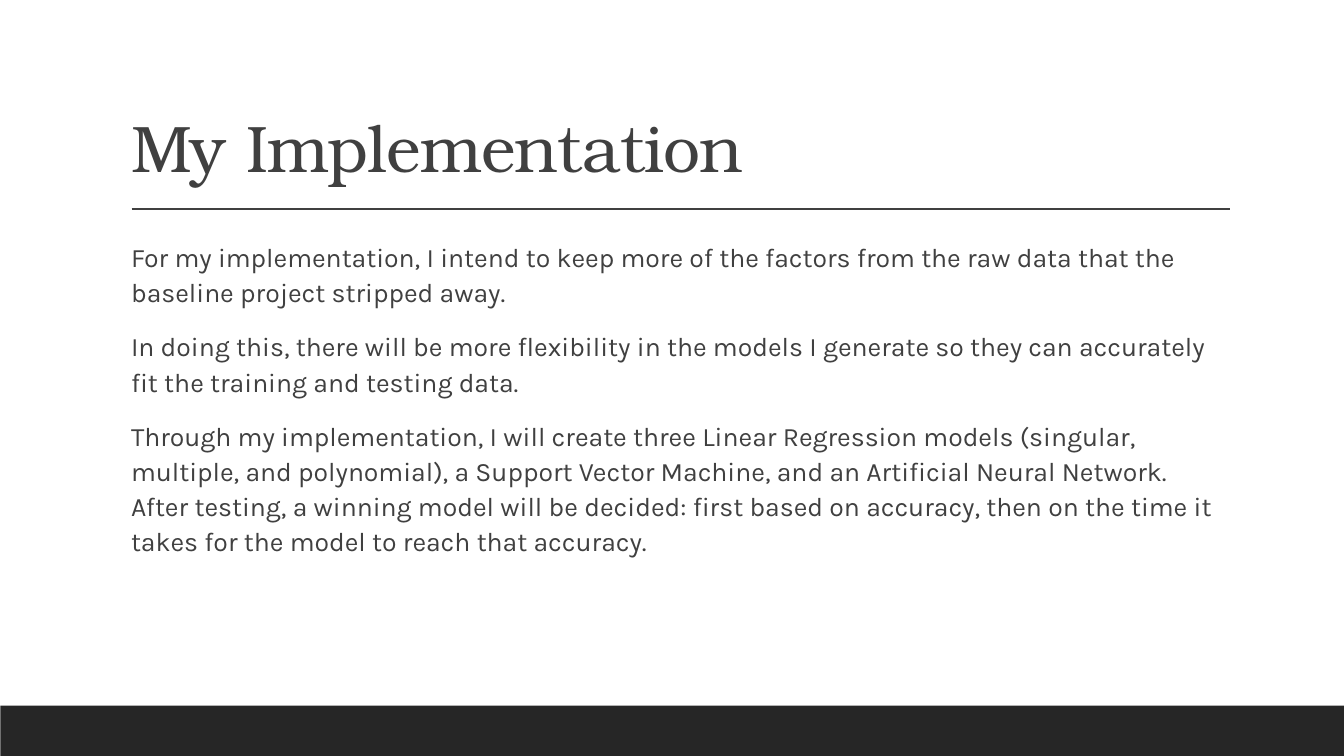
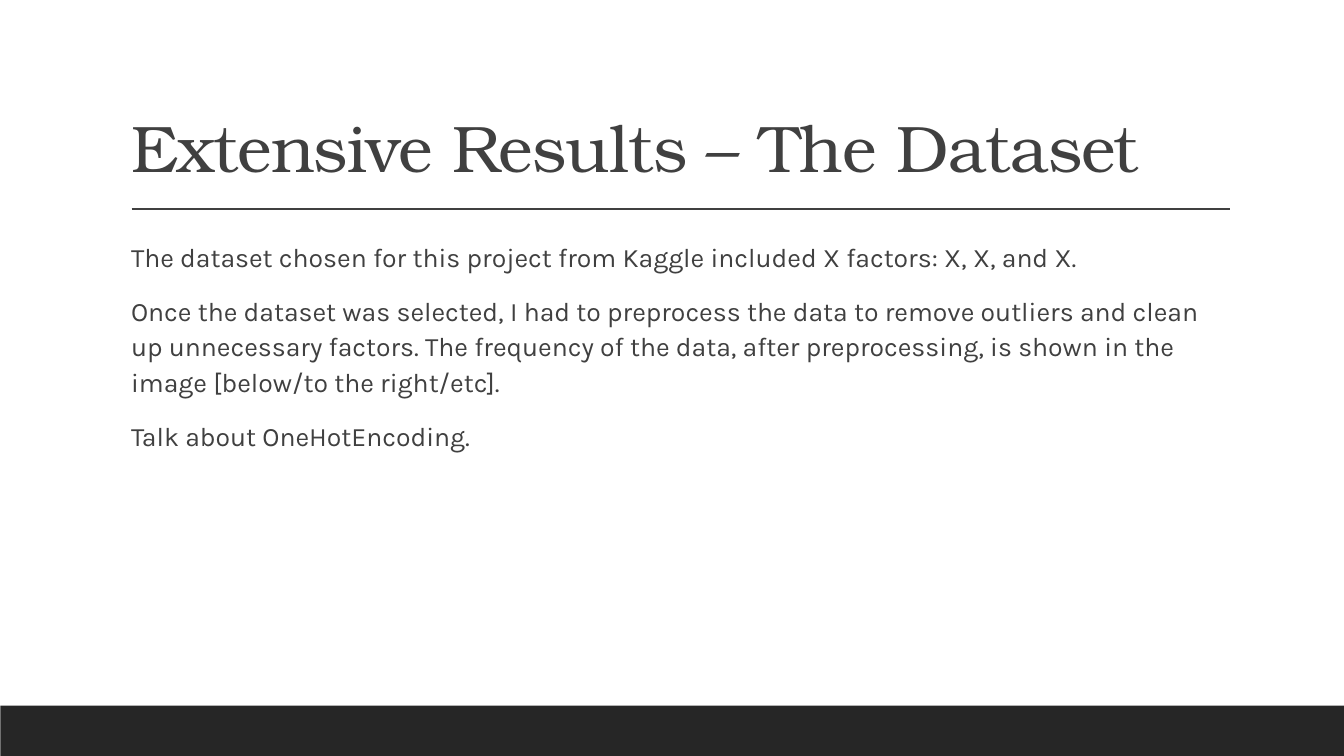
Before and after one commit to DesktopCoder1407/CS4267-MachineLearning, a slide deck: slide 5 of Project-Final Presentation-CS4267-Parker Smith.pptx (slide 6 before the commit). Drawn at 1344x756 pixels with LibreOffice and Linux fonts; fonts in the diff are those of the drawing. Boxes give left, top, right and bottom in pixels: in the first picture for what was removed or moved away, otherwise in the second. Text is boxed around its words. In the diff, an @@ line names an element or a change of style, - is before the commit and + after.

```diff
--- a/Project-Final Presentation-CS4267-Parker Smith.pptx
+++ b/Project-Final Presentation-CS4267-Parker Smith.pptx
@@ title at (x1=131, y1=125, x2=1139, y2=173): text changed @@
-My Implementation
+Extensive Results – The Dataset
@@ text at (x1=131, y1=248, x2=1198, y2=453): text changed @@
-  For my implementation, I intend to keep more of the factors from the raw data that the baseline project stripped away.
-  In doing this, there will be more flexibility in the models I generate so they can accurately fit the training and testing data.
-  Through my implementation, I will create three Linear Regression models (singular, multiple, and polynomial), a Support Vector Machine, and an Artificial Neural Network. After testing, a winning model will be decided: first based on accuracy, then on the time it takes for the model to reach that accuracy.
+  The dataset chosen for this project from Kaggle included X factors: X, X, and X.
+  Once the dataset was selected, I had to preprocess the data to remove outliers and clean up unnecessary factors. The frequency of the data, after preprocessing, is shown in the image [below/to the right/etc].
+  Talk about OneHotEncoding.
```
Also in this commit, not shown: 7 other slides changed, 4 slides added, 1 slide removed.
